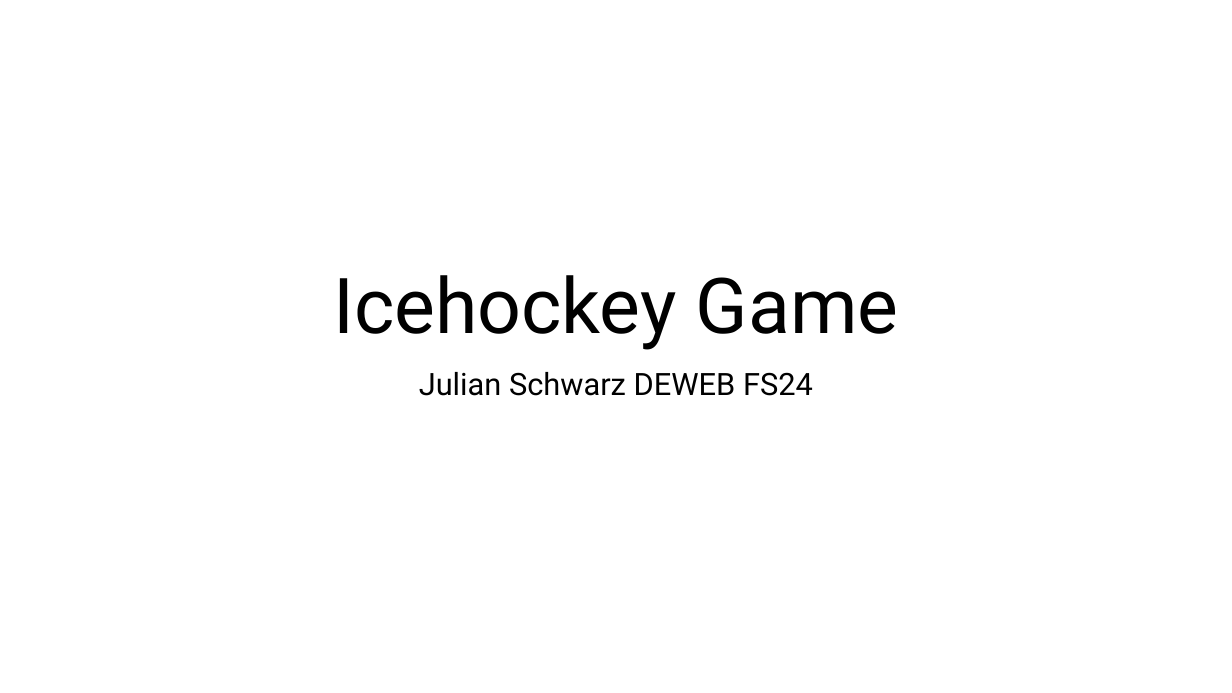
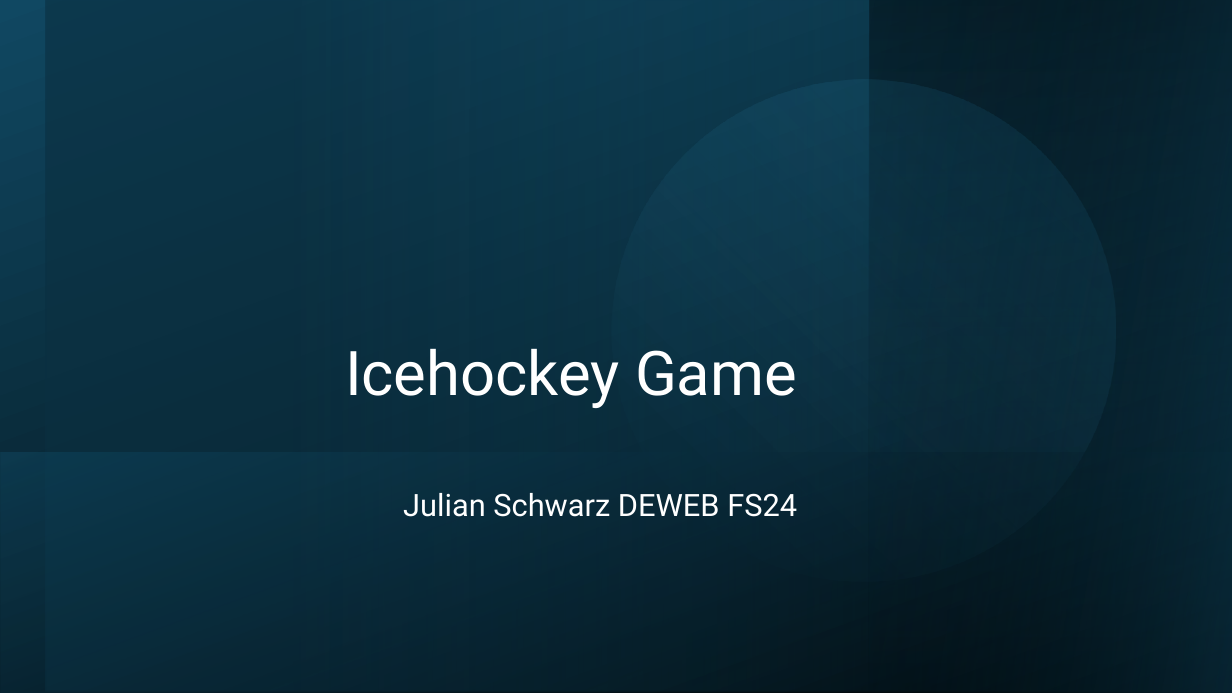
Before and after one commit to Vukurou/DEWEB, a slide deck: slide 1 of DEWEB-Präsentation_Julian Schwarz.pptx. Drawn at 1232x693 pixels with LibreOffice and Linux fonts; fonts in the diff are those of the drawing. Boxes give left, top, right and bottom in pixels: in the first picture for what was removed or moved away, otherwise in the second. Text is boxed around its words. In the diff, an @@ line names an element or a change of style, - is before the commit and + after.

```diff
--- a/DEWEB-Präsentation_Julian Schwarz.pptx
+++ b/DEWEB-Präsentation_Julian Schwarz.pptx
@@ rectangle added at (0, 0, 1232, 693), fill gradient #000000 to #104862 @@
@@ rectangle added at (46, 0, 1232, 691), fill gradient #0B3041 to #156082 @@
@@ ellipse added at (554, 22, 1174, 640), fill gradient #156082 to #46B1E1 @@
@@ rectangle added at (869, 0, 1232, 693), fill gradient #104862 to #000000 @@
@@ rectangle added at (870, 0, 1232, 693), fill gradient #104862 to #000000 @@
@@ title "Icehockey Game": place and size @@
-title "Icehockey Game" at (333, 275, 899, 350)
+title "Icehockey Game" at (345, 348, 797, 408)
@@ title "Icehockey Game" at (345, 348, 797, 408): size 60 to 48 pt, text colour #000000 to #FFFFFF; alignment centre to right @@
@@ rectangle added at (1, 453, 1232, 693), fill gradient #104862 to #000000 @@
@@ subtitle "Julian Schwarz DEWEB FS24": place and size @@
-subtitle "Julian Schwarz DEWEB FS24" at (419, 372, 813, 396)
+subtitle "Julian Schwarz DEWEB FS24" at (403, 493, 797, 517)
@@ subtitle "Julian Schwarz DEWEB FS24" at (403, 493, 797, 517): text colour #000000 to #FFFFFF; alignment centre to right @@
```
Also in this commit, not shown: 5 other slides changed, 1 slide added, 1 slide removed, 6 other files.
